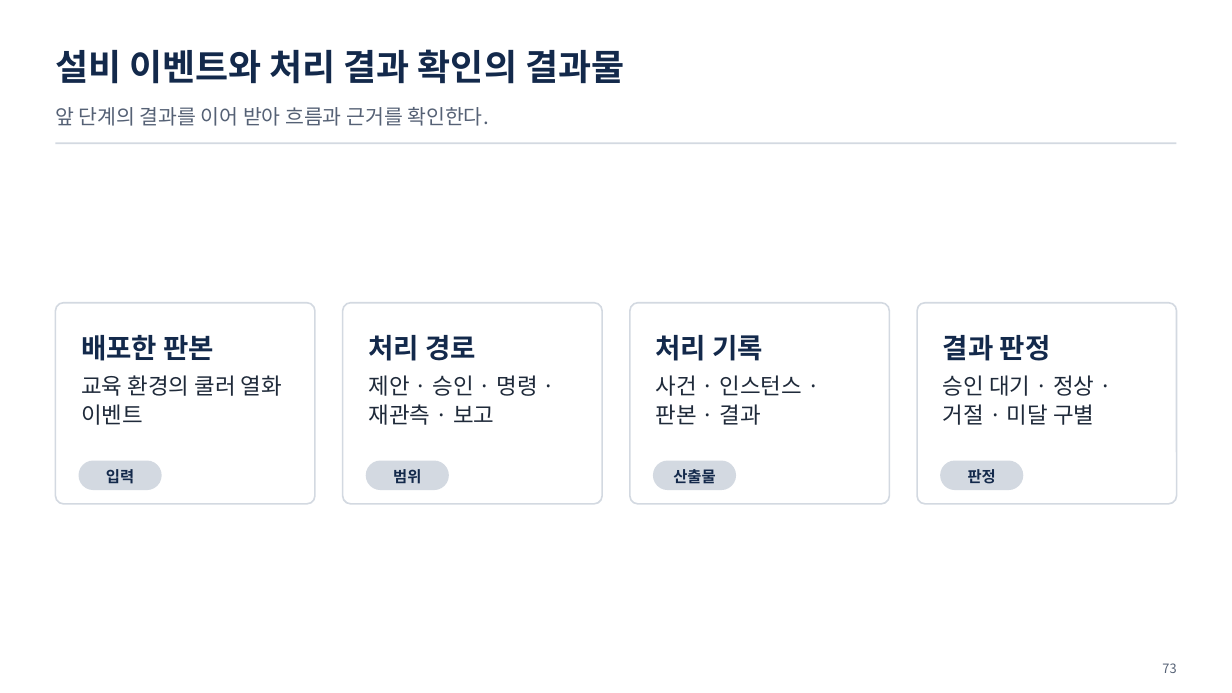
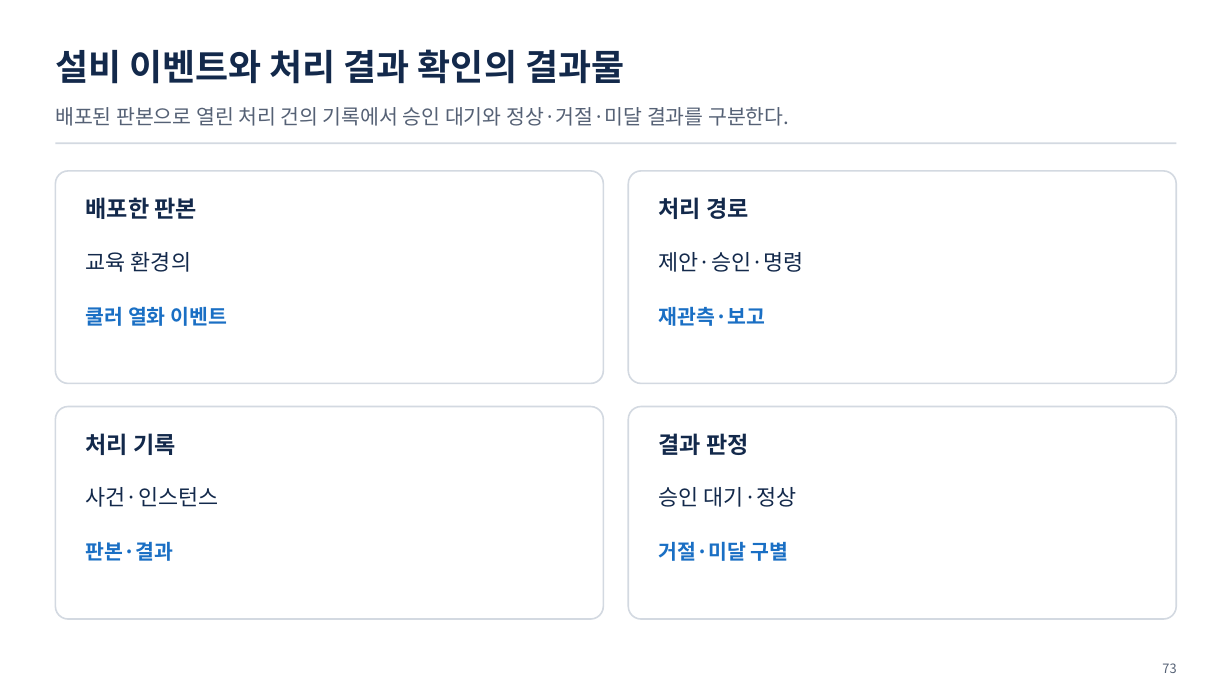
Before and after one commit to uengine-oss/hyd-iot-edu, a slide deck: slide 73 of 산출물/실전반/이론/06회차/실전반_06일차.pptx. Drawn at 1232x693 pixels with LibreOffice and Linux fonts; fonts in the diff are those of the drawing. Boxes give left, top, right and bottom in pixels: in the first picture for what was removed or moved away, otherwise in the second. Text is boxed around its words. In the diff, an @@ line names an element or a change of style, - is before the commit and + after.

Commit message:
교재 6회차 두 과정 전체 내용·화면 검토 및 산출물 마감

```diff
--- a/산출물/실전반/이론/06회차/실전반_06일차.pptx
+++ b/산출물/실전반/이론/06회차/실전반_06일차.pptx
@@ text at (55,107,789,126): text changed @@
-앞 단계의 결과를 이어 받아 흐름과 근거를 확인한다.
+배포된 판본으로 열린 처리 건의 기록에서 승인 대기와 정상·거절·미달 결과를 구분한다.
@@ rounded rectangle: place and size @@
-rounded rectangle at (55,303,315,505)
+rounded rectangle at (55,171,604,384)
@@ rounded rectangle: place and size @@
-rounded rectangle at (343,303,603,505)
+rounded rectangle at (628,171,1177,384)
@@ text "배포한 판본": place and size @@
-text "배포한 판본" at (81,335,282,425)
+text "배포한 판본" at (86,197,198,219)
@@ size 21.5 to 18 pt; less space between paragraphs in 4 elements at (659,433,749,455), (86,197,198,219), (86,433,176,455), (659,197,749,219) @@
@@ text "처리 경로": place and size @@
-text "처리 경로" at (368,335,537,425)
+text "처리 경로" at (659,197,749,219)
@@ text added at (86,252,191,272), 17 pt, text #13294B @@
+교육 환경의
@@ text added at (659,252,804,272), 17 pt, text #13294B @@
+제안·승인·명령
@@ text added at (86,306,227,326), 16 pt, text #1A6FC4, bold @@
+쿨러 열화 이벤트
@@ text added at (659,306,765,326), 16 pt, text #1A6FC4, bold @@
+재관측·보고
@@ text at (81,375,282,425): paragraph removed @@
-교육 환경의 쿨러 열화 이벤트
@@ text at (368,375,537,425): paragraph removed @@
-제안 · 승인 · 명령 · 재관측 · 보고
@@ text at (656,375,803,425): paragraph removed @@
-사건 · 인스턴스 · 판본 · 결과
@@ text at (943,375,1094,425): paragraph removed @@
-승인 대기 · 정상 · 거절 · 미달 구별
@@ proportions changed in 4 elements at (628,407,1177,619), (55,171,604,384), (628,171,1177,384), (55,407,604,619) @@
@@ rounded rectangle: place and size @@
-rounded rectangle at (630,303,890,505)
+rounded rectangle at (55,407,604,619)
@@ rounded rectangle: place and size @@
-rounded rectangle at (917,303,1177,505)
+rounded rectangle at (628,407,1177,619)
@@ text "처리 기록": place and size @@
-text "처리 기록" at (656,335,803,425)
+text "처리 기록" at (86,433,176,455)
@@ text "결과 판정": place and size @@
-text "결과 판정" at (943,335,1094,425)
+text "결과 판정" at (659,433,749,455)
@@ rounded rectangle removed at (79,460,162,490) @@
@@ text removed at (106,469,134,484) @@
-입력
@@ rounded rectangle removed at (366,460,449,490) @@
@@ text removed at (393,469,421,484) @@
-범위
@@ rounded rectangle removed at (653,460,737,490) @@
@@ text removed at (673,469,715,483) @@
-산출물
@@ rounded rectangle removed at (940,460,1023,490) @@
@@ text removed at (968,469,996,484) @@
-판정
@@ text added at (86,487,219,507), 17 pt, text #13294B @@
+사건·인스턴스
@@ text added at (659,487,797,507), 17 pt, text #13294B @@
+승인 대기·정상
@@ text added at (86,541,173,561), 16 pt, text #1A6FC4, bold @@
+판본·결과
@@ text added at (659,541,789,561), 16 pt, text #1A6FC4, bold @@
+거절·미달 구별
```
Also in this commit, not shown: 5 other slides changed, 51 other files.
